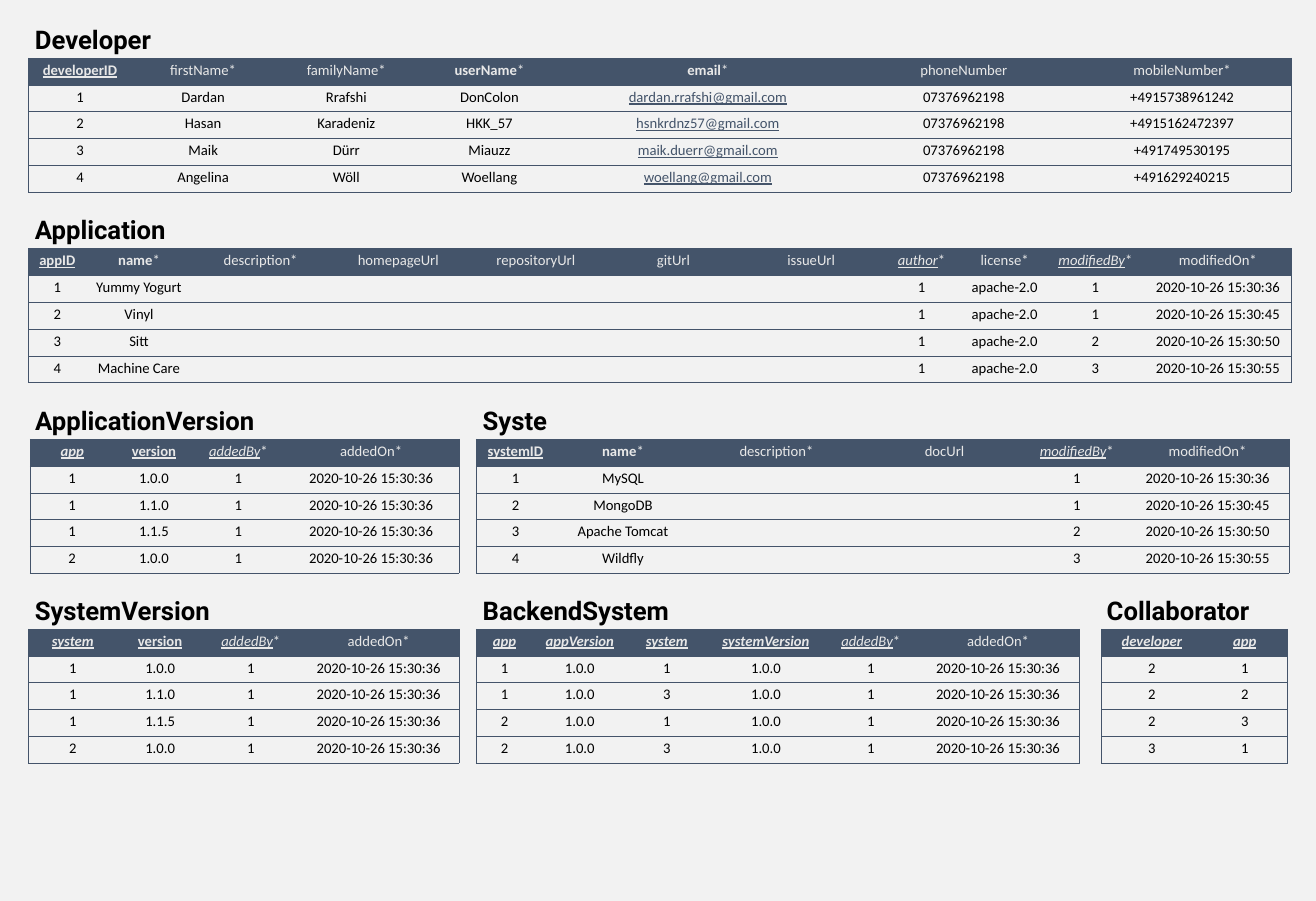
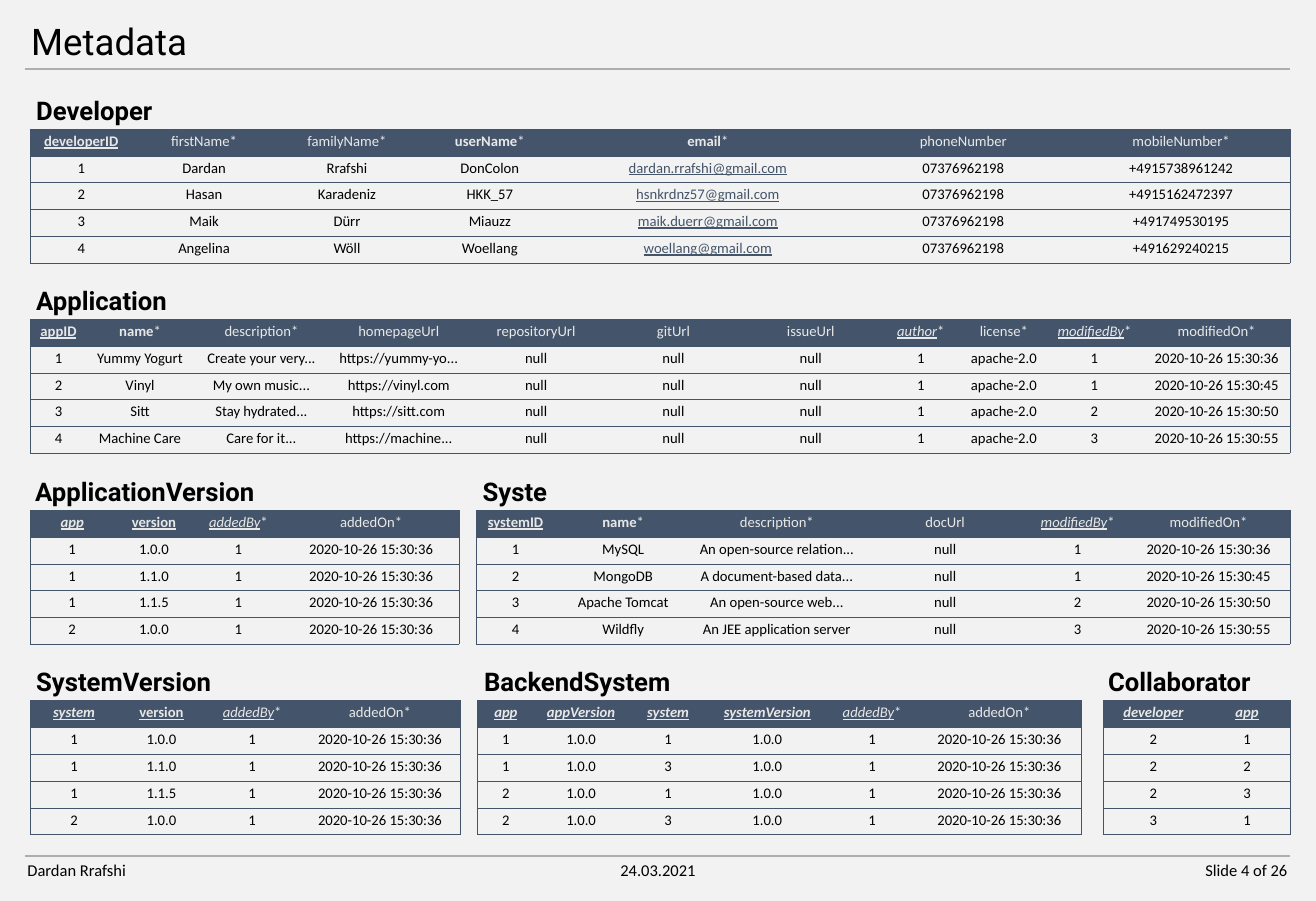
Before and after one commit to DonColon/appman-api-spec, a slide deck: slide 4 of docs/Appman - Data Model.pptx (slide 3 before the commit). Drawn at 1316x901 pixels with LibreOffice and Linux fonts; fonts in the diff are those of the drawing. Boxes give left, top, right and bottom in pixels: in the first picture for what was removed or moved away, otherwise in the second. Text is boxed around its words. In the diff, an @@ line names an element or a change of style, - is before the commit and + after.

```diff
--- a/docs/Appman - Data Model.pptx
+++ b/docs/Appman - Data Model.pptx
@@ text added at bbox=[31, 27, 187, 56], 40 pt, text #000000 @@
+Metadata
@@ line added from (24, 69) to (1290, 69), #AEAEAE 2.25 pt @@
@@ 7 tables, 7 texts: place and size @@
-7 tables, 7 texts at bbox=[28, 29, 1291, 763]
+7 tables, 7 texts at bbox=[30, 100, 1291, 835]
@@ table at bbox=[30, 320, 1291, 454] @@
-row 2: 1 | Yummy Yogurt |  |  |  |  |  | 1 | apache-2.0 | 1 | 2020-10-26 15:30:36
+row 2: 1 | Yummy Yogurt | Create your very... | https://yummy-yo... | null | null | null | 1 | apache-2.0 | 1 | 2020-10-26 15:30:36
-row 3: 2 | Vinyl |  |  |  |  |  | 1 | apache-2.0 | 1 | 2020-10-26 15:30:45
+row 3: 2 | Vinyl | My own music... | https://vinyl.com | null | null | null | 1 | apache-2.0 | 1 | 2020-10-26 15:30:45
-row 4: 3 | Sitt |  |  |  |  |  | 1 | apache-2.0 | 2 | 2020-10-26 15:30:50
+row 4: 3 | Sitt | Stay hydrated... | https://sitt.com | null | null | null | 1 | apache-2.0 | 2 | 2020-10-26 15:30:50
-row 5: 4 | Machine Care |  |  |  |  |  | 1 | apache-2.0 | 3 | 2020-10-26 15:30:55
+row 5: 4 | Machine Care | Care for it... | https://machine... | null | null | null | 1 | apache-2.0 | 3 | 2020-10-26 15:30:55
@@ table at bbox=[476, 510, 1289, 644] @@
-row 2, column 3: 
+row 2, column 3: An open-source relation...
-row 2, column 4: 
+row 2, column 4: null
-row 3, column 3: 
+row 3, column 3: A document-based data...
-row 3, column 4: 
+row 3, column 4: null
-row 4, column 3: 
+row 4, column 3: An open-source web...
-row 4, column 4: 
+row 4, column 4: null
-row 5, column 3: 
+row 5, column 3: An JEE application server
-row 5, column 4: 
+row 5, column 4: null
@@ line added from (24, 856) to (1290, 856), #AEAEAE 2.25 pt @@
@@ text added at bbox=[27, 864, 126, 876], 18 pt, text #000000 @@
+Dardan Rrafshi
@@ text added at bbox=[620, 865, 695, 876], 18 pt, text #000000 @@
+24.03.2021
@@ text added at bbox=[1205, 864, 1288, 876], 18 pt, text #000000 @@
+Slide 4 of 26
```
Also in this commit, not shown: 18 other slides changed, 7 slides added, 7 other files.
